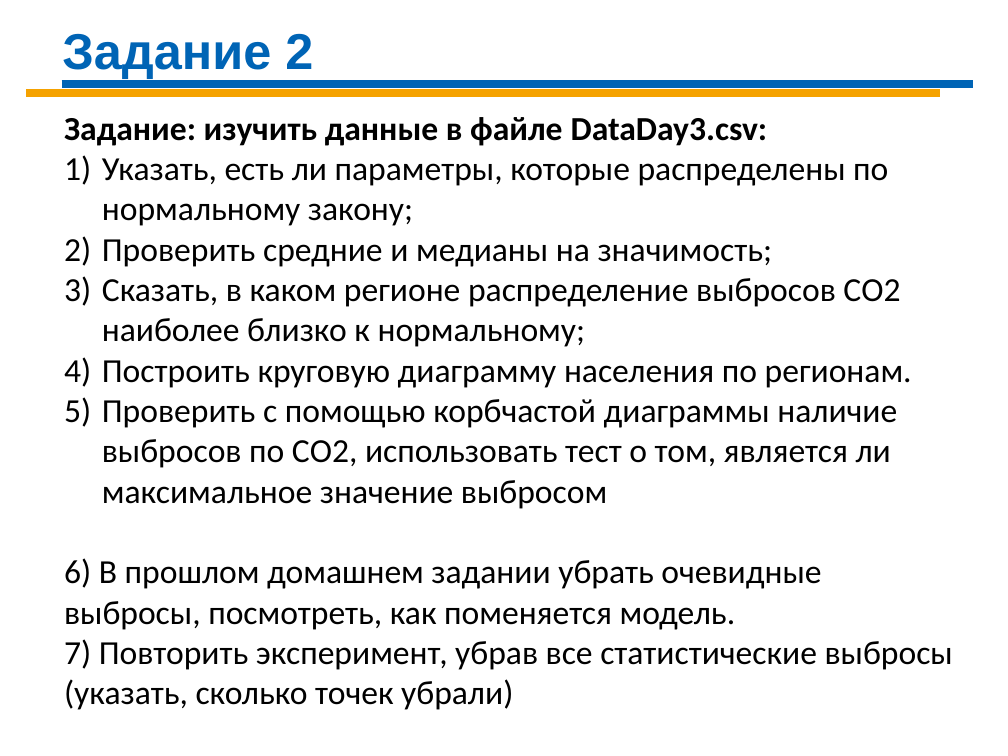
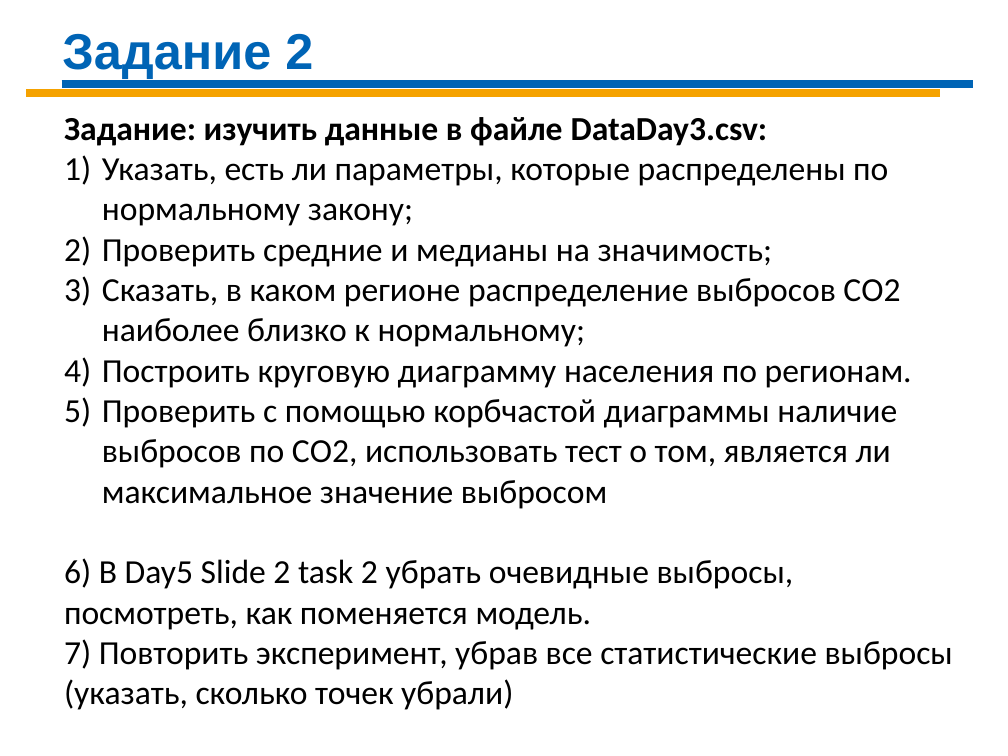
Before and after one commit to Demolis/Infopulse, a slide deck: slide 5 of Tue-Thr/DS-Day-06 R.pptx. Drawn at 1008x756 pixels with LibreOffice and Linux fonts; fonts in the diff are those of the drawing. Boxes give left, top, right and bottom in pixels: in the first picture for what was removed or moved away, otherwise in the second. Text is boxed around its words. In the diff, an @@ line names an element or a change of style, - is before the commit and + after.

```diff
--- a/Tue-Thr/DS-Day-06 R.pptx
+++ b/Tue-Thr/DS-Day-06 R.pptx
@@ text at [64, 558, 794, 630]: text changed @@
-6) В прошлом домашнем задании убрать очевидные выбросы, посмотреть, как поменяется модель.
+6) В Day5 Slide 2 task 2 убрать очевидные выбросы, посмотреть, как поменяется модель.
```
